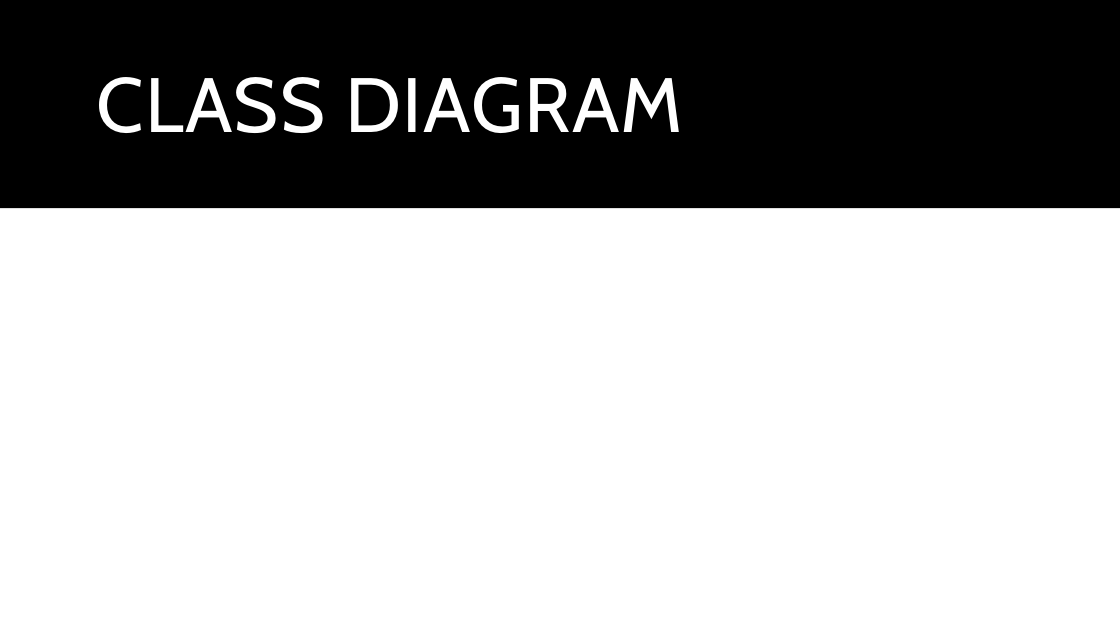
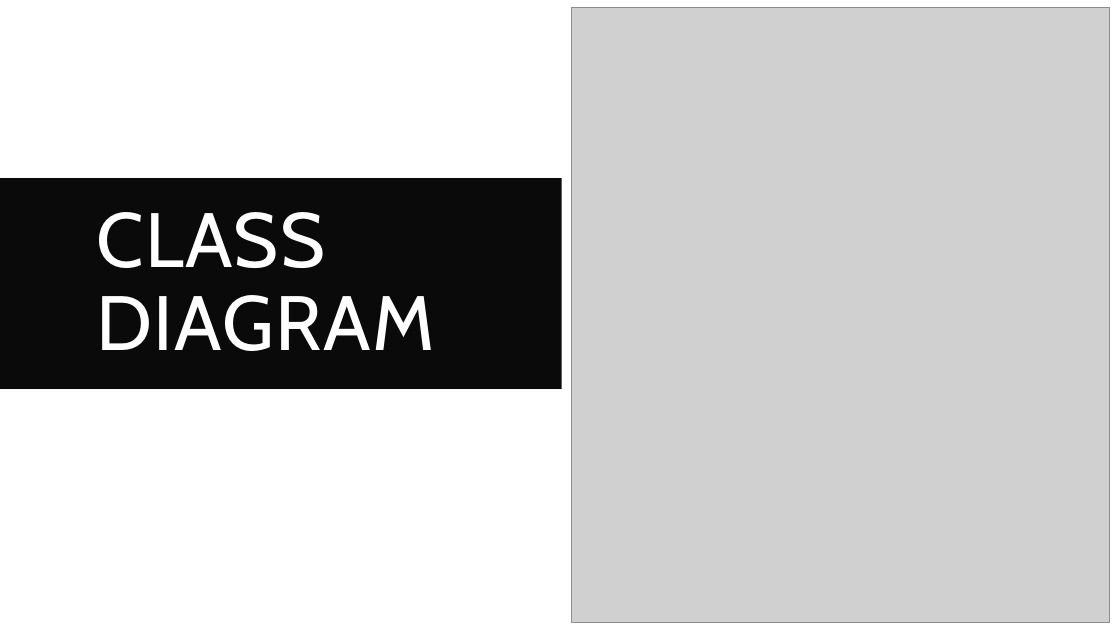
Before and after one commit to anhvu2889/miu-cs401-mpp, a slide deck: slide 3 of mpp-cs401/src/midterm/demo/Presentation.pptx. Drawn at 1120x630 pixels with LibreOffice and Linux fonts; fonts in the diff are those of the drawing; grey boxes stand for pictures. Boxes give left, top, right and bottom in pixels: in the first picture for what was removed or moved away, otherwise in the second. Text is boxed around its words. In the diff, an @@ line names an element or a change of style, - is before the commit and + after.

Commit message:
Add slide Fix sequence diagrams

```diff
--- a/mpp-cs401/src/midterm/demo/Presentation.pptx
+++ b/mpp-cs401/src/midterm/demo/Presentation.pptx
@@ rectangle added at (0, 0, 1120, 630), fill #FFFFFF @@
@@ picture added at (572, 8, 1111, 623) @@
@@ rectangle added at (0, 178, 562, 389), fill #000000 at 96% opacity @@
@@ title "CLASS DIAGRAM" rewrapped from (97, 77, 683, 133) to (97, 212, 435, 351) @@
@@ rectangle added at (0, 386, 1120, 630), fill #000000 @@
@@ rectangle added at (0, 389, 562, 464), fill #FFFFFF @@
```
Also in this commit, not shown: 6 other slides changed, 1 slide added, 6 other files.
